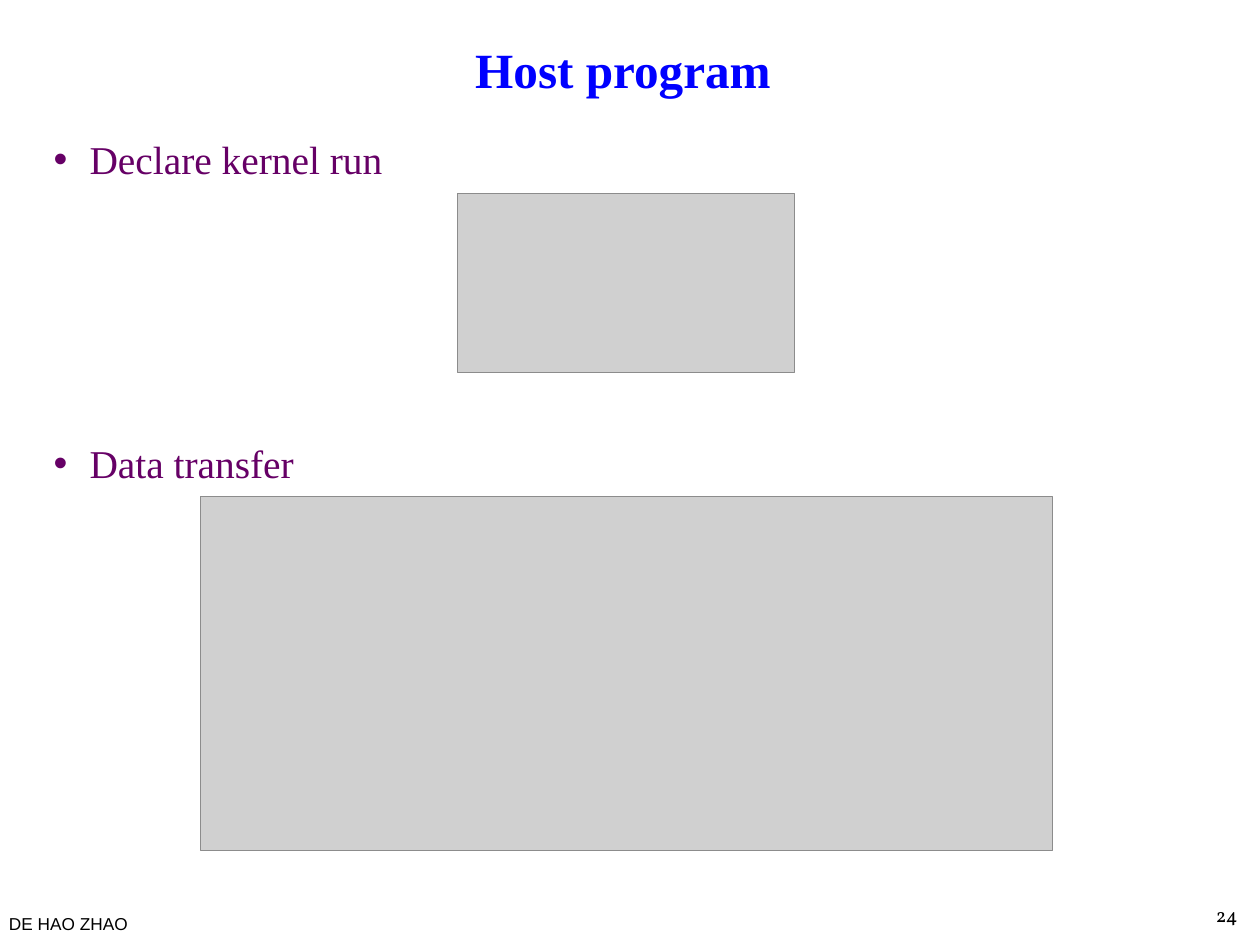
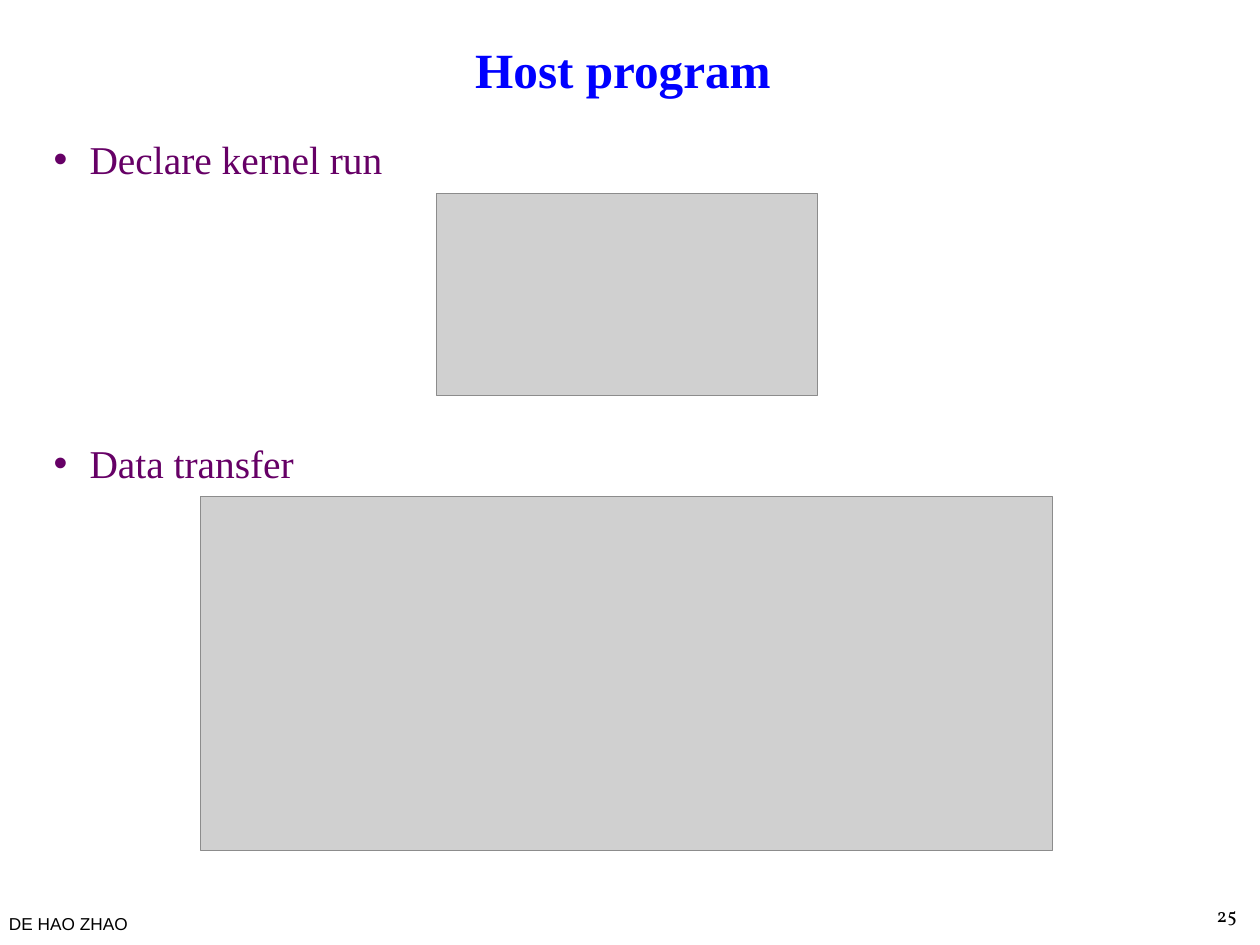
Before and after one commit to bol-edu/course-lab_aat, a slide deck: slide 25 of lecture/AAT.pptx (slide 24 before the commit). Drawn at 1260x945 pixels with LibreOffice and Linux fonts; fonts in the diff are those of the drawing; grey boxes stand for pictures; background and template pictures are left out. Boxes give left, top, right and bottom in pixels: in the first picture for what was removed or moved away, otherwise in the second. Text is boxed around its words. In the diff, an @@ line names an element or a change of style, - is before the commit and + after.

```diff
--- a/lecture/AAT.pptx
+++ b/lecture/AAT.pptx
@@ picture: place and size @@
-picture at [457, 193, 795, 372]
+picture at [436, 193, 817, 395]
@@ page number at [1217, 911, 1237, 926]: text changed @@
-24
+25
```
Also in this commit, not shown: 4 other slides changed, 3 slides added, 1 slide removed.
